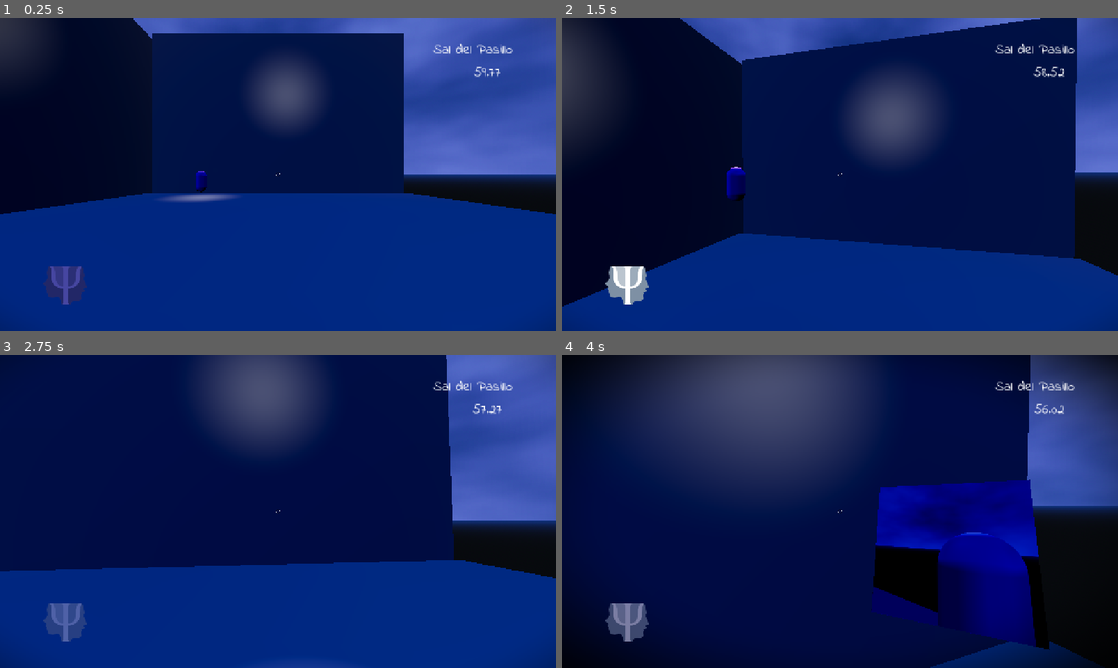
Above: before the commit, frames 1-4 (two rows, left to right).
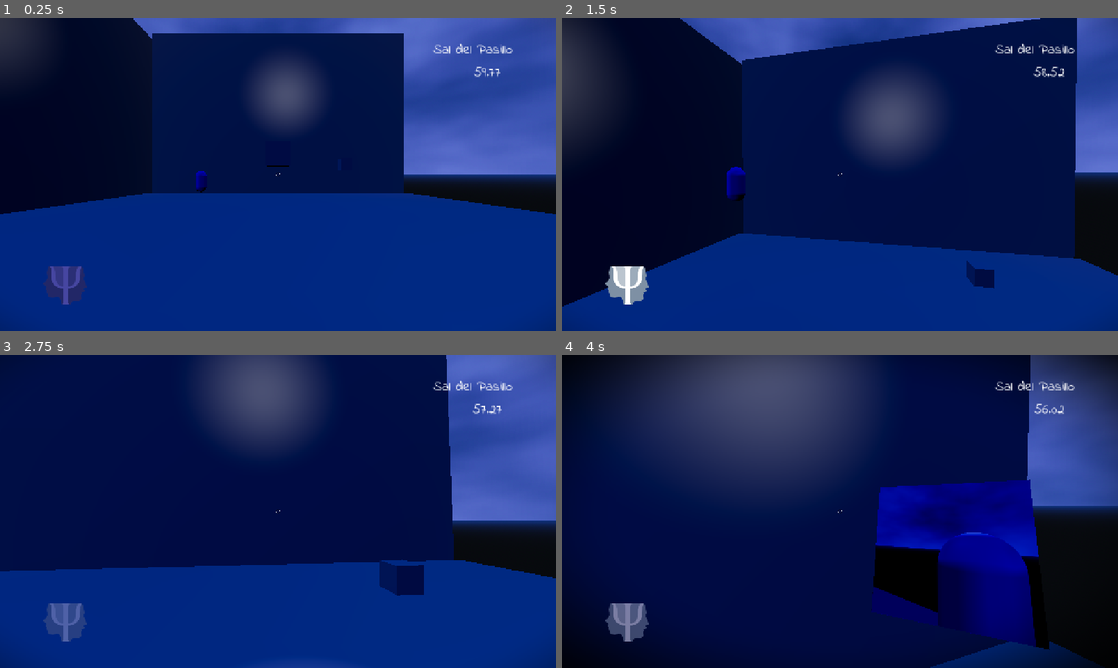
Above: after the commit, the same moments.

Repository: LeMeMua/ProjectNemesis
Game: Godot game, scene res://levels/prove_level.tscn
Same seed, same stepped clock (60 frames per second), same inputs: the game is played once before the commit and once after it. The project has no main scene, so this scene is started directly. The engine's default icon, where the game draws it, is replaced by a stand-in: a white triangle on a blue panel in a dark square.
Inputs (mouse positions are in pixels of both pictures, inside the frame that each line leads up to):
- Up to frame 1 (0.25 s): no input
- Up to frame 2 (1.5 s): tap Enter at 0.5 s; move the mouse to (867, 174) at 0.52 s; hold W (forward) from 0.53 s (still down); tap E (Interact) at 0.6, 1.35 s; tap Space (jump) at 0.77 s; move the mouse to (812, 174) at 1.27 s
- Up to frame 3 (2.75 s): keep holding W (forward); tap Space (jump) at 1.52 s; move the mouse to (289, 505) at 2.02 s; tap F (flashlight) at 2.1 s; tap E (Interact) at 2.3 s
- Up to frame 4 (4 s): keep holding W (forward); move the mouse to (834, 517) at 2.77 s; right-click (834, 517) at 2.85 s; tap Space (jump) at 3.02, 3.77 s; tap E (Interact) at 3.05, 3.6 s; move the mouse to (878, 514) at 3.52 s

The runs differ from the first frame. In frame 1, 0.3% of the frame differs, in the area x 28-52%, y 47-59%; in frame 2, 0.3%; in frame 3, 0.8%, in the area x 68-77%, y 65-77%; in frame 4, less than 0.1%.

Commit message:
Agarrar objetos, ver información, iluminacion
Casi yaiza se nos va al cielo

Diff:
--- /dev/null
+++ b/project-nemesis/Assets/Items_Info/item.gd
@@ -0,0 +1,34 @@
+extends RigidBody3D
+
+@export var item_info: item_data
+var subview : SubViewport
+@onready var sprite_3d: Sprite3D = $Sprite3D
+var direction: Vector3 = Vector3.ZERO
+var last_direction: Vector3 = Vector3.ZERO
+var hitting: bool
+var hit_timer: float = 0.0
+var hit_duration: float = 0.3
+@onready var collision: CollisionShape3D = $CollisionShape3D
+
+func _ready() -> void:
+    subview = get_child(0)
+    subview.item_info = item_info
+    subview.set_names()
+    #body_entered.connect(add_force)
+
+"""func _physics_process(_delta: float):
+    if hit_timer>0.0:
+        apply_central_force(direction * 20)
+
+func add_force(body: Node) -> void:
+    if body.is_in_group("player"):
+        print("hay fuerza")
+        var diff = global_position - body.global_position
+        direction = diff.normalized()
+        last_direction = direction
+        hit_timer=hit_duration
+
+func delete_force(body:Node)->void:
+    if body.is_in_group("player"):
+        hitting = false
+        print("no hay fuerza")"""
--- a/project-nemesis/Assets/Items_Info/item.tscn
+++ b/project-nemesis/Assets/Items_Info/item.tscn
@@ -1,8 +1,31 @@
 [gd_scene format=3 uid="uid://tgmg2d827r3v"]
+
+[ext_resource type="PackedScene" uid="uid://qubqdm60myoh" path="res://Assets/Resources/Items/infoBillBoard.tscn" id="1_0jfwi"]
+[ext_resource type="Script" uid="uid://jq5otiia5re0" path="res://Assets/Items_Info/item.gd" id="1_n6omx"]
 
 [sub_resource type="BoxMesh" id="BoxMesh_e1hc3"]
 
-[node name="Item" type="Node3D" unique_id=318714874]
+[sub_resource type="BoxShape3D" id="BoxShape3D_e1hc3"]
+
+[sub_resource type="ViewportTexture" id="ViewportTexture_0jfwi"]
+viewport_path = NodePath("SubViewport")
+
+[node name="Item" type="RigidBody3D" unique_id=443501509]
+collision_layer = 4
+collision_mask = 7
+max_contacts_reported = 10
+script = ExtResource("1_n6omx")
+
+[node name="SubViewport" parent="." unique_id=1940571167 instance=ExtResource("1_0jfwi")]
 
 [node name="MeshInstance3D" type="MeshInstance3D" parent="." unique_id=204876022]
 mesh = SubResource("BoxMesh_e1hc3")
+
+[node name="CollisionShape3D" type="CollisionShape3D" parent="." unique_id=445532002]
+shape = SubResource("BoxShape3D_e1hc3")
+
+[node name="Sprite3D" type="Sprite3D" parent="." unique_id=425507060]
+transform = Transform3D(0.24, 0, 0, 0, 0.24, 0, 0, 0, 0.24, 0, 1.2077038, 0)
+visible = false
+billboard = 1
+texture = SubResource("ViewportTexture_0jfwi")
--- a/project-nemesis/Assets/Resources/Items/infoBillBoard.tscn
+++ b/project-nemesis/Assets/Resources/Items/infoBillBoard.tscn
@@ -1,5 +1,6 @@
 [gd_scene format=3 uid="uid://qubqdm60myoh"]
 
+[ext_resource type="Script" uid="uid://dofxhow1ymrx5" path="res://Assets/Resources/Items/info_bill_board.gd" id="1_451su"]
 [ext_resource type="FontFile" uid="uid://cdfljc714sss0" path="res://Assets/UI/Font/IndieFlower-Regular.ttf" id="1_bic4t"]
 [ext_resource type="Texture2D" uid="uid://cndh3t512sl1p" path="res://icon.svg" id="2_wfgml"]
 
@@ -13,8 +14,10 @@
 
 [node name="SubViewport" type="SubViewport" unique_id=1940571167]
 size = Vector2i(853, 480)
+script = ExtResource("1_451su")
 
 [node name="CanvasLayer" type="CanvasLayer" parent="." unique_id=1584660377]
+visible = false
 
 [node name="Panel" type="Panel" parent="CanvasLayer" unique_id=693060173]
 anchors_preset = 15
--- /dev/null
+++ b/project-nemesis/Assets/Resources/Items/info_bill_board.gd
@@ -0,0 +1,15 @@
+extends SubViewport
+
+@export var item_info: item_data
+@onready var item_name: Label = $CanvasLayer/Panel/HBoxContainer/HBoxContainer/VBoxContainer/ItemName
+@onready var description: Label = $CanvasLayer/Panel/HBoxContainer/HBoxContainer/VBoxContainer/Description
+@onready var texture_rect: TextureRect = $CanvasLayer/Panel/HBoxContainer/TextureRect
+@onready var canvas_layer: CanvasLayer = $CanvasLayer
+
+func set_names():
+	item_name.text = item_info.item_name
+	description.text = item_info.description
+	texture_rect.texture = item_info.item_image
+
+func set_visibility(booleano: bool):
+	canvas_layer.visible = booleano
--- a/project-nemesis/HSFM/States/Playing/Ver Espejo/Playing_VerEspejo.gd
+++ b/project-nemesis/HSFM/States/Playing/Ver Espejo/Playing_VerEspejo.gd
@@ -9,6 +9,9 @@
 var elapsed: float
 var timer: SceneTreeTimer
 var tween: Tween
+var last_hit: Object
+var grabbing: bool = false
+var grabbed_object: RigidBody3D = null
 
 func _ready() -> void:
 	tween = create_tween()
@@ -25,6 +28,9 @@
 		toggle_flashlight()
 	if Input.is_action_just_pressed("Interact"):
 		interact()
+	if !grabbing:
+		check_billboard()
+
 
 func anim_viewport() -> void:
 	#print("anim_viewport en: ", name, " viewing_mirror es: ", viewing_mirror)
@@ -33,6 +39,7 @@
 		if viewing_mirror:
 			kill_tween()
 			player.rotation_espejo.visible = true
+			player.player_mirror.light.visible = true
 			tween.tween_property(player.rotation_espejo, "rotation:x", deg_to_rad(0), 0.5)
 
 			"""timer = get_tree().create_timer(view_animation)
@@ -61,11 +68,21 @@
 	elif !flashlight_power:
 		player.linterna.visible = false
 
-func interact()-> void:
+func interact() -> void:
+	if grabbing:
+		grabbing = false
+		if grabbed_object:
+			grabbed_object.collision.disabled = false
+			grabbed_object = null
+			return
 	if player.ray_cast_3d.is_colliding():
-		var hit= player.ray_cast_3d.get_collider()
+		var hit = player.ray_cast_3d.get_collider()
 		if hit.is_in_group("light"):
 			hit.toggle_switch()
+		if hit.is_in_group("billboard"):
+			grabbing = true
+			hit.collision.disabled = true
+			grabbed_object = hit
 
 func kill_tween()->void:
 	if tween:
@@ -75,3 +92,16 @@
 func make_invisible()->void:
 	if hiding:
 		player.rotation_espejo.visible=false
+		player.player_mirror.light.visible = false
+
+func check_billboard()-> void:
+	if player.ray_cast_3d.is_colliding():
+		var hit = player.ray_cast_3d.get_collider()
+		if hit.is_in_group("billboard"):
+			hit.sprite_3d.visible = true
+			hit.subview.set_visibility(true)
+			last_hit = hit
+	else:
+		if last_hit:
+			last_hit.subview.set_visibility(false)
+			last_hit.sprite_3d.visible = false
--- a/project-nemesis/HSFM/States/Playing/Ver Espejo/Tamaños/Play_Espejo_Normal.gd
+++ b/project-nemesis/HSFM/States/Playing/Ver Espejo/Tamaños/Play_Espejo_Normal.gd
@@ -2,28 +2,37 @@
 class_name StatePlayerPlayingVerEspejosNormal
 
 var mov_dir: Vector2 = Vector2.ZERO
+var look_dir: Vector2 = Vector2.ZERO
 var sensitivity : float = 0.2
+var sens_control : float = 2.0
 const SPEED: float = 5
 const JUMPFORCE: float = 10
 var jumping: bool
+var ver_espejo: Node
+
 
 func _ready() -> void:
 	super()
-	var ver_espejo = get_parent()
+	ver_espejo = get_parent()
 	if SignalManager.toggle_viewport_signal.is_connected(ver_espejo.anim_viewport):
 		SignalManager.toggle_viewport_signal.disconnect(ver_espejo.anim_viewport)
 	SignalManager.toggle_viewport_signal.connect(ver_espejo.anim_viewport)
 
 func handle_input()->void:
 	mov_dir = Input.get_vector("left", "right", "forward", "back")
-	if Input.is_action_just_pressed("left"):
-		print("si entra")
+	look_dir = Input.get_vector("mouse_left", "mouse_right", "mouse_up", "mouse_down")
+	#if Input.is_action_just_pressed("left"):
+		#print("si entra")
 
 func movement(_delta: float)->void:
 	var direction := (player.global_transform.basis * Vector3(mov_dir.x, 0.0, mov_dir.y)).normalized()
 	player.velocity.x = direction.x * SPEED
 	player.velocity.z = direction.z * SPEED
 
+func rotate_control(_delta:float):
+	player.rotate_y(deg_to_rad(-look_dir.x * sens_control))
+	player.head.rotate_x(deg_to_rad(-look_dir.y * sens_control))
+	player.head.rotation.x = clamp(player.head.rotation.x, deg_to_rad(-89.0), deg_to_rad(89.0))
 
 func on_input(event: InputEvent):
 	if event is InputEventMouseMotion:
@@ -34,9 +43,20 @@
 func on_physics_process(_delta: float)-> void:
 	handle_input()
 	movement(_delta)
+	rotate_control(_delta)
 	jump()
+
+	if ver_espejo.grabbing:
+		grab_objects()
 	#print(player.camera_3d.global_position)
 	player.move_and_slide()
+
+	for i in player.get_slide_collision_count():
+		var c = player.get_slide_collision(i)
+		var collider = c.get_collider()
+		if collider is RigidBody3D:
+			var push_dir = -c.get_normal()
+			collider.apply_central_impulse(push_dir * 1.0)
 
 func jump():
 	jumping = Input.is_action_just_pressed("jump")
@@ -44,7 +64,13 @@
 		player.velocity.y = JUMPFORCE
 
 
+func grab_objects():
+	ver_espejo.grabbed_object.sprite_3d.visible = false
+	ver_espejo.grabbed_object.global_position = player.hand.global_position
+
+
+
 func _exit_tree() -> void:
-	var ver_espejo = get_parent()
+	ver_espejo = get_parent()
 	if SignalManager.toggle_viewport_signal.is_connected(ver_espejo.anim_viewport):
 		SignalManager.toggle_viewport_signal.disconnect(ver_espejo.anim_viewport)
--- /dev/null
+++ b/project-nemesis/Objects/Interactuables/Billboards/interactuables_billboard.gd
@@ -0,0 +1,11 @@
+extends Node3D
+
+
+# Called when the node enters the scene tree for the first time.
+func _ready() -> void:
+	pass # Replace with function body.
+
+
+# Called every frame. 'delta' is the elapsed time since the previous frame.
+func _process(delta: float) -> void:
+	pass
--- a/project-nemesis/Objects/Interactuables/Light_switch/light_switch.tscn
+++ b/project-nemesis/Objects/Interactuables/Light_switch/light_switch.tscn
@@ -48,6 +48,8 @@
 }
 
 [node name="Light_Switch" type="StaticBody3D" unique_id=2136961429 groups=["light"]]
+collision_layer = 4
+collision_mask = 7
 script = ExtResource("1_ds82q")
 
 [node name="CollisionShape3D" type="CollisionShape3D" parent="." unique_id=370879343]
--- a/project-nemesis/Players/player.gd
+++ b/project-nemesis/Players/player.gd
@@ -11,3 +11,4 @@
 @onready var rotation_espejo: Node3D = $Head/RotationEspejo
 @onready var linterna: Node3D = $Head/Linterna
 @onready var ray_cast_3d: RayCast3D = $Head/Camera3D/RayCast3D
+@onready var hand: Node3D = $Head/Hand
--- a/project-nemesis/Players/player.tscn
+++ b/project-nemesis/Players/player.tscn
@@ -21,9 +21,9 @@
 bottom_radius = 0.1
 height = 0.5
 
-[node name="Player" type="CharacterBody3D" unique_id=1593191334]
+[node name="Player" type="CharacterBody3D" unique_id=1593191334 groups=["player"]]
 collision_layer = 2
-collision_mask = 3
+collision_mask = 7
 script = ExtResource("1_w22c2")
 espejo_material = ExtResource("2_5k41c")
 
@@ -62,6 +62,10 @@
 
 [node name="RayCast3D" type="RayCast3D" parent="Head/Camera3D" unique_id=1018417516]
 target_position = Vector3(0, 0, -2.305)
+collision_mask = 4
+
+[node name="Hand" type="Node3D" parent="Head" unique_id=864525599]
+transform = Transform3D(1, 0, 0, 0, 1, 0, 0, 0, 1, -0.4169343, -0.53218174, -3.4558969)
 
 [node name="StateMachine" type="Node" parent="." unique_id=792951356 node_paths=PackedStringArray("default_state")]
 script = ExtResource("2_fq5u1")
--- a/project-nemesis/Players/player_mirror.gd
+++ b/project-nemesis/Players/player_mirror.gd
@@ -7,6 +7,7 @@
 @onready var camera: Camera3D = $SubViewport/Referencia/Camera3D
 @onready var referencia: Node3D = $SubViewport/Referencia
 @onready var notifier: VisibleOnScreenNotifier3D = $MeshInstance3D/VisibleOnScreenNotifier3D
+@onready var light: OmniLight3D = $OmniLight3D
 
 func _ready() -> void:
 	notifier.screen_entered.connect(GameManager.emit_notifier_screen)
--- a/project-nemesis/Players/player_mirror.tscn
+++ b/project-nemesis/Players/player_mirror.tscn
@@ -10,9 +10,9 @@
 [sub_resource type="CapsuleMesh" id="CapsuleMesh_bf1pd"]
 material = SubResource("StandardMaterial3D_u2el0")
 
-[node name="PlayerMirror" type="CharacterBody3D" unique_id=654816598]
+[node name="PlayerMirror" type="CharacterBody3D" unique_id=654816598 groups=["player"]]
 collision_layer = 2
-collision_mask = 3
+collision_mask = 7
 script = ExtResource("1_u2el0")
 
 [node name="SubViewport" type="SubViewport" parent="." unique_id=757948687]
@@ -34,3 +34,4 @@
 
 [node name="OmniLight3D" type="OmniLight3D" parent="." unique_id=1261468684]
 transform = Transform3D(1, 0, 0, 0, 1, 0, 0, 0, 1, 0, 1.1224251, 0)
+visible = false
--- a/project-nemesis/levels/prove_level.tscn
+++ b/project-nemesis/levels/prove_level.tscn
@@ -5,6 +5,8 @@
 [ext_resource type="PackedScene" uid="uid://pc71d3spfvon" path="res://Players/player_mirror.tscn" id="2_a3gwf"]
 [ext_resource type="PackedScene" uid="uid://cvcsgbkhdj8fu" path="res://Objects/Interactuables/Light_switch/light_switch.tscn" id="4_l05c0"]
 [ext_resource type="PackedScene" uid="uid://bdew54agnyhxv" path="res://UI/Main/ui_interfaces.tscn" id="5_x7skl"]
+[ext_resource type="PackedScene" uid="uid://tgmg2d827r3v" path="res://Assets/Items_Info/item.tscn" id="6_w65pd"]
+[ext_resource type="Resource" uid="uid://ce8jj0f3xsrxl" path="res://Assets/Resources/Items/PruebaBox.tres" id="7_2euml"]
 
 [sub_resource type="Sky" id="Sky_l05c0"]
 sky_material = ExtResource("1_pd5a2")
@@ -47,7 +49,7 @@
 shadow_enabled = true
 
 [node name="StaticBody3D" type="StaticBody3D" parent="." unique_id=1116037084]
-collision_mask = 3
+collision_mask = 7
 
 [node name="CollisionShape3D" type="CollisionShape3D" parent="StaticBody3D" unique_id=341041927]
 shape = SubResource("BoxShape3D_lwwqi")
@@ -57,7 +59,7 @@
 
 [node name="Pared" type="StaticBody3D" parent="." unique_id=1421614233]
 transform = Transform3D(1, 0, 0, 0, -4.371139e-08, -1, 0, 1, -4.371139e-08, 0, 4.5232544, -16.006165)
-collision_mask = 3
+collision_mask = 7
 
 [node name="CollisionShape3D" type="CollisionShape3D" parent="Pared" unique_id=2099391371]
 shape = SubResource("BoxShape3D_lwwqi")
@@ -67,7 +69,7 @@
 
 [node name="Pared2" type="StaticBody3D" parent="." unique_id=1517713563]
 transform = Transform3D(-4.371139e-08, -1, 0, 1, -4.371139e-08, 0, 0, 0, 1, -16.001335, 4.5232544, -1.035059)
-collision_mask = 3
+collision_mask = 7
 
 [node name="CollisionShape3D" type="CollisionShape3D" parent="Pared2" unique_id=108657978]
 shape = SubResource("BoxShape3D_lwwqi")
@@ -99,3 +101,13 @@
 light = NodePath("../Lights")
 
 [node name="UI_Interfaces" parent="." unique_id=1247964423 instance=ExtResource("5_x7skl")]
+
+[node name="Interactuables" type="Node3D" parent="." unique_id=1730777603]
+
+[node name="Item" parent="Interactuables" unique_id=443501509 groups=["billboard"] instance=ExtResource("6_w65pd")]
+transform = Transform3D(1, 0, 0, 0, 1, 0, 0, 0, 1, 0, 3.8129373, 0)
+item_info = ExtResource("7_2euml")
+
+[node name="Item2" parent="Interactuables" unique_id=2050088648 groups=["billboard"] instance=ExtResource("6_w65pd")]
+transform = Transform3D(1, 0, 0, 0, 1, 0, 0, 0, 1, 5.8619666, 3.8129373, -9.054679)
+item_info = ExtResource("7_2euml")
--- a/project-nemesis/project.godot
+++ b/project-nemesis/project.godot
@@ -29,65 +29,85 @@
 [global_group]
 
 light=""
+billboard=""
+player=""
 
 [input]
 
 forward={
 "deadzone": 0.2,
 "events": [Object(InputEventKey,"resource_local_to_scene":false,"resource_name":"","device":-1,"window_id":0,"alt_press …(192 unchanged characters)…
+, Object(InputEventJoypadMotion,"resource_local_to_scene":false,"resource_name":"","device":-1,"axis":1,"axis_value":-1.0,"script":null)
 ]
 }
 back={
 "deadzone": 0.2,
 "events": [Object(InputEventKey,"resource_local_to_scene":false,"resource_name":"","device":-1,"window_id":0,"alt_press …(192 unchanged characters)…
+, Object(InputEventJoypadMotion,"resource_local_to_scene":false,"resource_name":"","device":-1,"axis":1,"axis_value":1.0,"script":null)
 ]
 }
 right={
 "deadzone": 0.2,
 "events": [Object(InputEventKey,"resource_local_to_scene":false,"resource_name":"","device":-1,"window_id":0,"alt_press …(192 unchanged characters)…
+, Object(InputEventJoypadMotion,"resource_local_to_scene":false,"resource_name":"","device":-1,"axis":0,"axis_value":1.0,"script":null)
 ]
 }
 left={
 "deadzone": 0.2,
 "events": [Object(InputEventKey,"resource_local_to_scene":false,"resource_name":"","device":-1,"window_id":0,"alt_press …(191 unchanged characters)…
+, Object(InputEventJoypadMotion,"resource_local_to_scene":false,"resource_name":"","device":-1,"axis":0,"axis_value":-1.0,"script":null)
 ]
 }
 mouse_up={
 "deadzone": 0.2,
-"events": []
+"events": [Object(InputEventJoypadMotion,"resource_local_to_scene":false,"resource_name":"","device":-1,"axis":3,"axis_value":-1.0,"script":null)
+]
 }
 mouse_down={
 "deadzone": 0.2,
-"events": []
+"events": [Object(InputEventJoypadMotion,"resource_local_to_scene":false,"resource_name":"","device":-1,"axis":3,"axis_value":1.0,"script":null)
+]
 }
 mouse_right={
 "deadzone": 0.2,
-"events": []
+"events": [Object(InputEventJoypadMotion,"resource_local_to_scene":false,"resource_name":"","device":-1,"axis":2,"axis_value":1.0,"script":null)
+]
 }
 mouse_left={
 "deadzone": 0.2,
-"events": []
+"events": [Object(InputEventJoypadMotion,"resource_local_to_scene":false,"resource_name":"","device":-1,"axis":2,"axis_value":-1.0,"script":null)
+]
 }
 jump={
 "deadzone": 0.2,
 "events": [Object(InputEventKey,"resource_local_to_scene":false,"resource_name":"","device":-1,"window_id":0,"alt_press …(191 unchanged characters)…
+, Object(InputEventJoypadButton,"resource_local_to_scene":false,"resource_name":"","device":-1,"button_index":0,"pressure":0.0,"pressed":true,"script":null)
 ]
 }
 toggle_mirror={
 "deadzone": 0.2,
 "events": [Object(InputEventMouseButton,"resource_local_to_scene":false,"resource_name":"","device":-1,"window_id":0,"a …(253 unchanged characters)…
+, Object(InputEventJoypadButton,"resource_local_to_scene":false,"resource_name":"","device":-1,"button_index":3,"pressure":0.0,"pressed":true,"script":null)
 ]
 }
 flashlight={
 "deadzone": 0.2,
 "events": [Object(InputEventKey,"resource_local_to_scene":false,"resource_name":"","device":-1,"window_id":0,"alt_press …(192 unchanged characters)…
+, Object(InputEventJoypadMotion,"resource_local_to_scene":false,"resource_name":"","device":-1,"axis":4,"axis_value":1.0,"script":null)
 ]
 }
 Interact={
 "deadzone": 0.2,
 "events": [Object(InputEventKey,"resource_local_to_scene":false,"resource_name":"","device":-1,"window_id":0,"alt_press …(192 unchanged characters)…
+, Object(InputEventJoypadButton,"resource_local_to_scene":false,"resource_name":"","device":-1,"button_index":2,"pressure":0.0,"pressed":true,"script":null)
 ]
 }
+
+[layer_names]
+
+3d_physics/layer_1="Piso"
+3d_physics/layer_2="Players"
+3d_physics/layer_3="Objetos"
 
 [physics]
 
Not shown, added: project-nemesis/Assets/Items_Info/item.gd.uid
Not shown, added: project-nemesis/Assets/Resources/Items/info_bill_board.gd.uid
Not shown, added: project-nemesis/Objects/Interactuables/Billboards/interactuables_billboard.gd.uid
